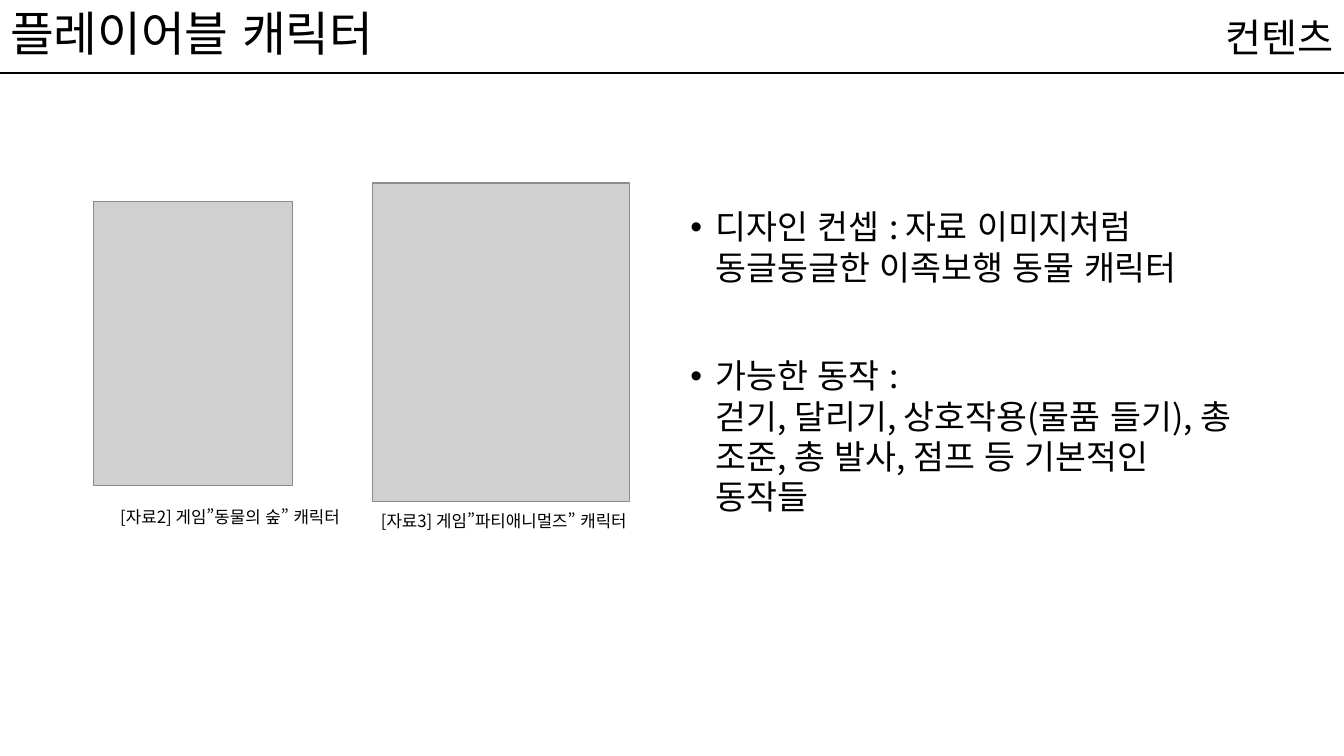
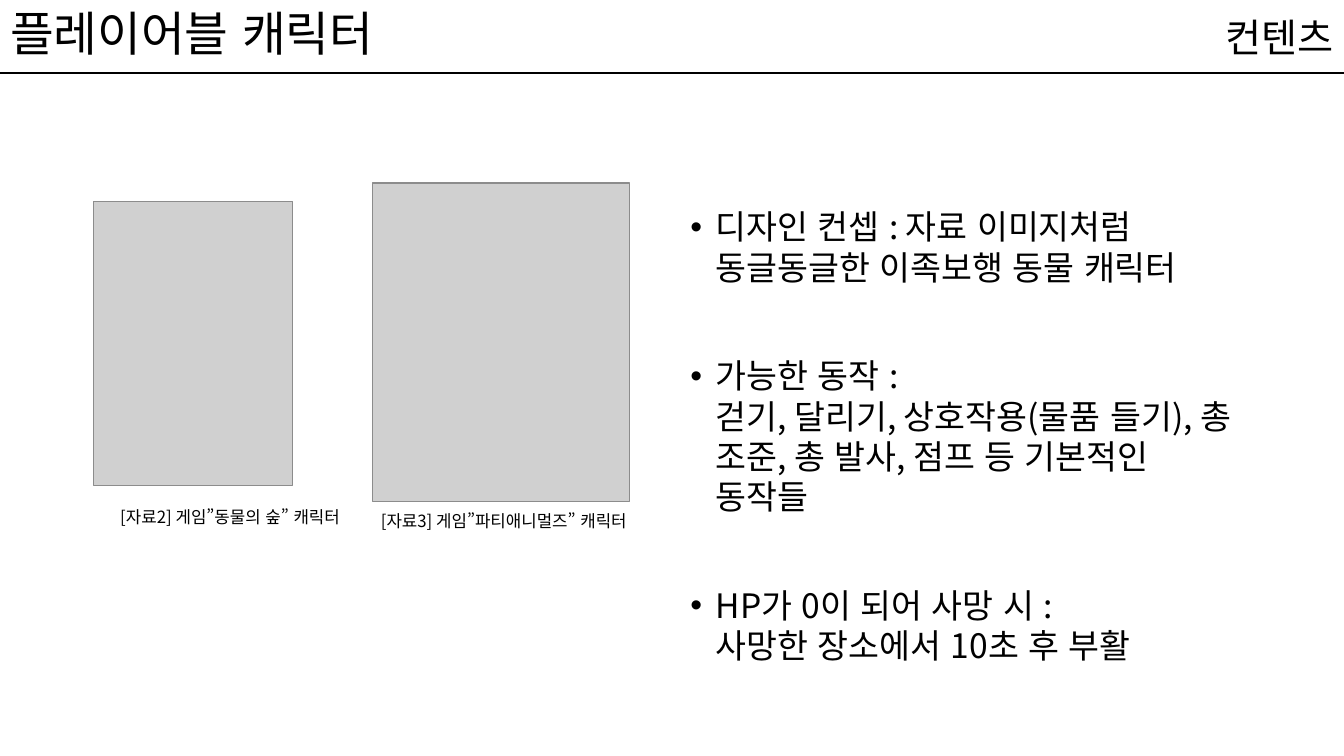
Before and after one commit to kwakyerin/2026_Graduation_Project, a slide deck: slide 13 of documents/HyunahKwon/design/designing/for_teammates/배트와 달트_기획서.pptx (slide 10 before the commit). Drawn at 1344x756 pixels with LibreOffice and Linux fonts; fonts in the diff are those of the drawing; grey boxes stand for pictures. Boxes give left, top, right and bottom in pixels: in the first picture for what was removed or moved away, otherwise in the second. Text is boxed around its words. In the diff, an @@ line names an element or a change of style, - is before the commit and + after.

```diff
--- a/documents/HyunahKwon/design/designing/for_teammates/배트와 달트_기획서.pptx
+++ b/documents/HyunahKwon/design/designing/for_teammates/배트와 달트_기획서.pptx
@@ text at (x1=716, y1=590, x2=1131, y2=661): paragraph added @@
+• HP가 0이 되어 사망 시 :
+  사망한 장소에서 10초 후 부활
```
Also in this commit, not shown: 21 other slides changed, 13 slides added, 1 slide removed, 3 other files.
